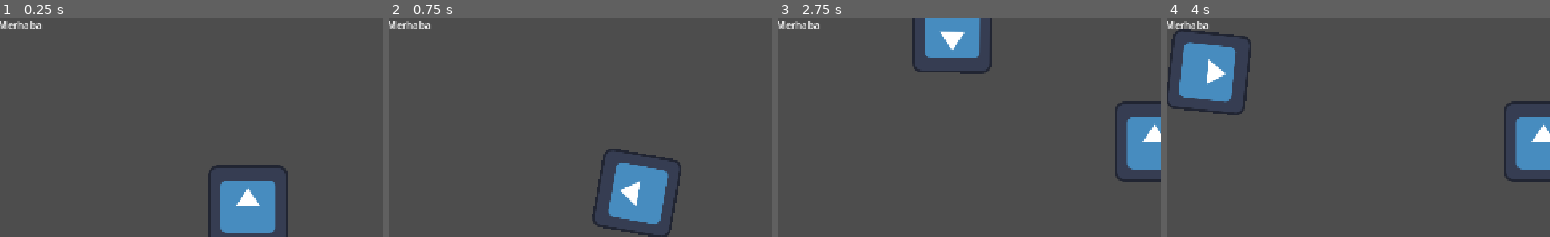
Above: before the commit, frames 1-4 (left to right).
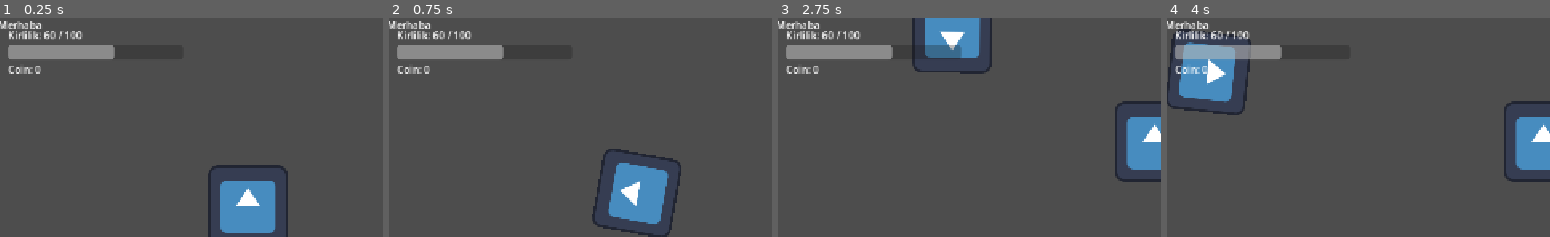
Above: after the commit, the same moments.

Repository: tubaiskol/Mavi-Donus-Hackathon-Team22
Game: Godot game, scene res://scenes/main.tscn
The game is run twice, just before and just after one commit, with the same random seed, the same clock (stepped at 60 frames per second) and the same inputs. The engine's default icon, where the game draws it, is replaced by a stand-in: a white triangle on a blue panel in a dark square.
Inputs:
- Up to frame 1 (0.25 s): no input
- Up to frame 2 (0.75 s): tap Enter at 0.5 s; hold Up (move_up) from 0.53 s (still down)
- Up to frame 3 (2.75 s): release Up (move_up) at 2.03 s; hold Left (move_left) from 2.03 s (still down)
- Up to frame 4 (4 s): release Left (move_left) at 3.53 s; hold Down (move_down) from 3.53 s (still down)
The pictures show only the part of the screen within x 0-50%, y 0-50%; the shares and areas given below are measured in that part.

The runs differ from the first frame. In frame 1, 2.4% of the frame differs, in the area x 2-31%, y 5-26%; in frame 2, 2.4%; in frame 3, 3.0%, in the area x 2-49%, y 5-26%; in frame 4, 2.4%.

Commit message:
Kirlilik ve coin gostergeleri eklendi

Diff:
--- a/scenes/main.tscn
+++ b/scenes/main.tscn
@@ -2,6 +2,7 @@
 
 [ext_resource type="PackedScene" uid="uid://dal13eh2yd3x8" path="res://scenes/boat.tscn" id="1_o5qli"]
 [ext_resource type="Script" uid="uid://ug3bjlbeaad5" path="res://scripts/spawner.gd" id="2_0wfyh"]
+[ext_resource type="Script" uid="uid://cqjj1xadja0lq" path="res://scripts/hud.gd" id="3_sugp2"]
 
 [node name="Main" type="Node2D" unique_id=697647994]
 
@@ -19,3 +20,23 @@
 [node name="Timer" type="Timer" parent="Spawner" unique_id=1140275100]
 wait_time = 1.2
 autostart = true
+
+[node name="HUD" type="CanvasLayer" parent="." unique_id=1209394026]
+script = ExtResource("3_sugp2")
+
+[node name="StatsBox" type="VBoxContainer" parent="HUD" unique_id=719956904]
+offset_left = 16.0
+offset_top = 16.0
+offset_right = 56.0
+offset_bottom = 56.0
+
+[node name="PollutionLabel" type="Label" parent="HUD/StatsBox" unique_id=1532999599]
+layout_mode = 2
+
+[node name="PollutionBar" type="ProgressBar" parent="HUD/StatsBox" unique_id=1212725112]
+custom_minimum_size = Vector2(280, 24)
+layout_mode = 2
+show_percentage = false
+
+[node name="CoinsLabel" type="Label" parent="HUD/StatsBox" unique_id=1668178622]
+layout_mode = 2
--- /dev/null
+++ b/scripts/hud.gd
@@ -0,0 +1,23 @@
+extends CanvasLayer
+
+@onready var pollution_label: Label = $StatsBox/PollutionLabel
+@onready var pollution_bar: ProgressBar = $StatsBox/PollutionBar
+@onready var coins_label: Label = $StatsBox/CoinsLabel
+
+
+func _ready() -> void:
+	GameState.pollution_changed.connect(_on_pollution_changed)
+	GameState.coins_changed.connect(_on_coins_changed)
+
+	# Ekran ilk açıldığında mevcut değerleri göster.
+	_on_pollution_changed(GameState.pollution)
+	_on_coins_changed(GameState.coins)
+
+
+func _on_pollution_changed(value: float) -> void:
+	pollution_bar.value = value
+	pollution_label.text = "Kirlilik: %d / 100" % roundi(value)
+
+
+func _on_coins_changed(value: int) -> void:
+	coins_label.text = "Coin: %d" % value
Not shown, added: scripts/hud.gd.uid
